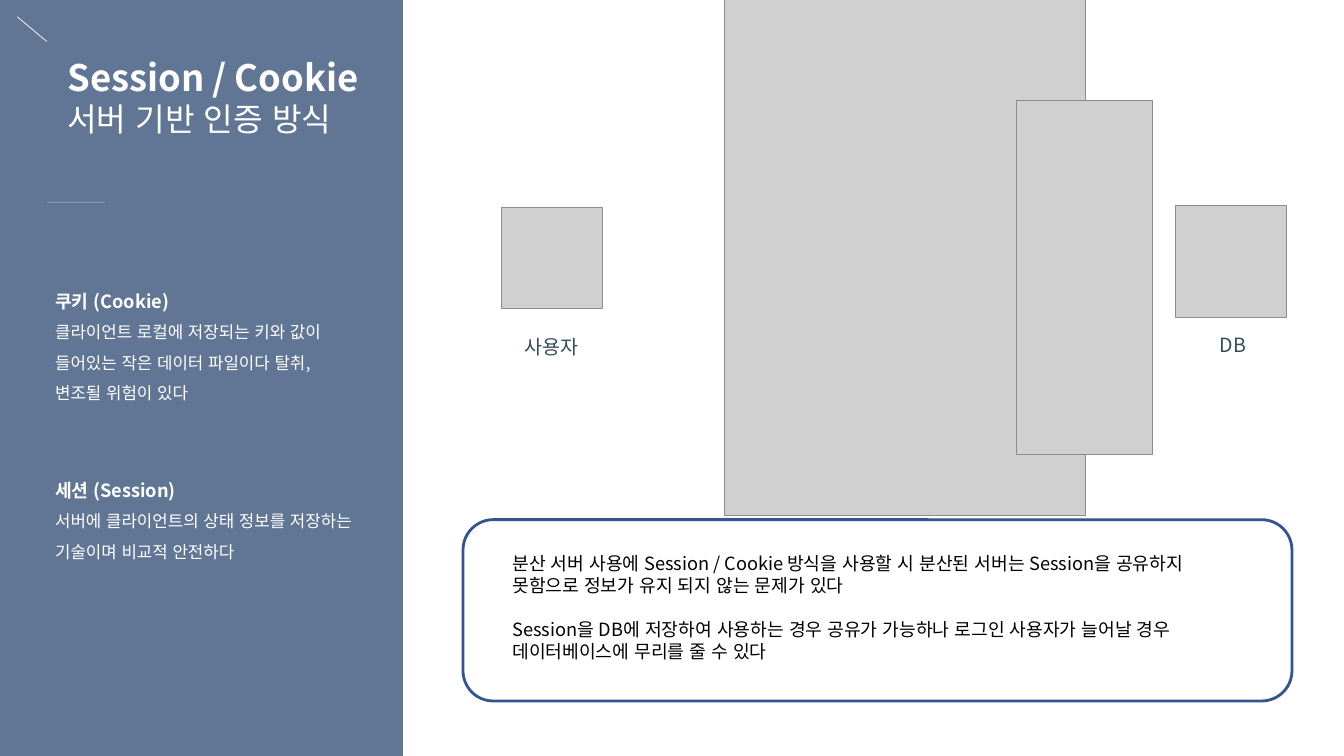
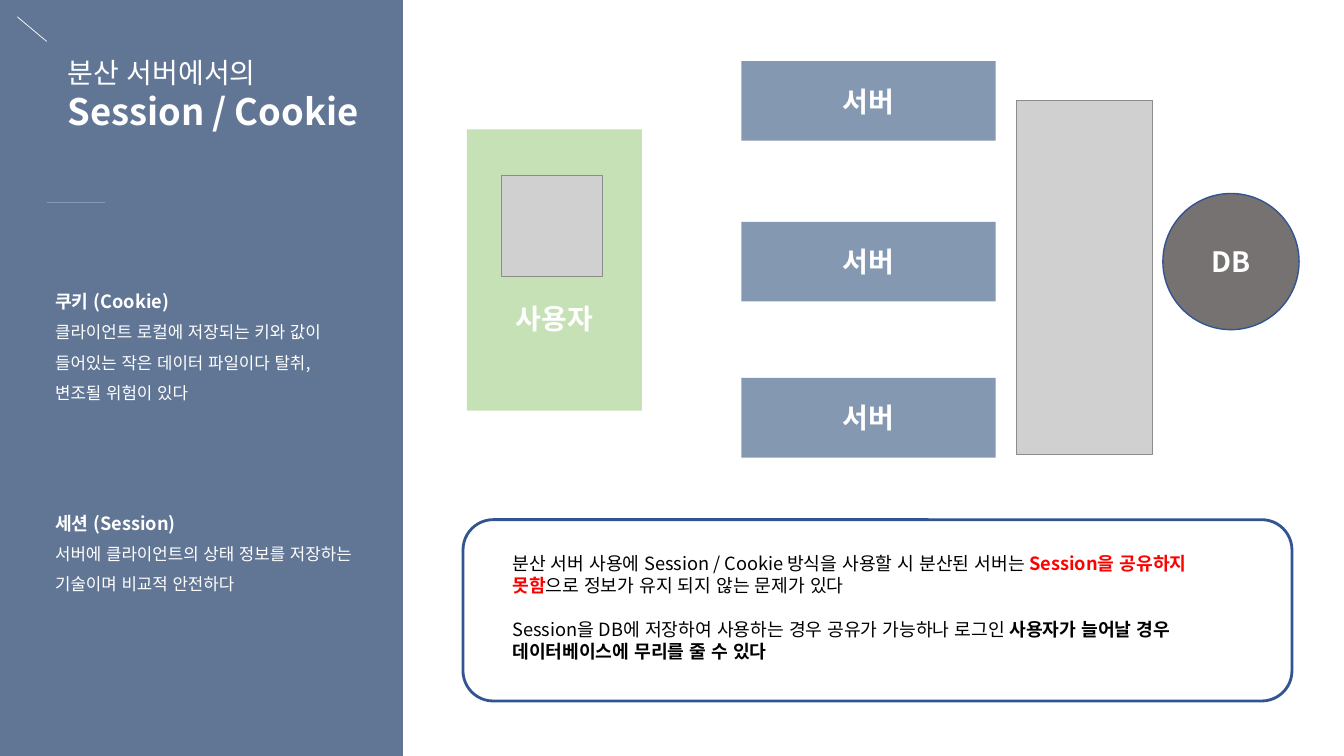
Before and after one commit to eunbee-kim/dmsql1471, a slide deck: slide 11 of 교육/5주차_DB정규화_반정규화_서버인증_세션과쿠키.pptx. Drawn at 1344x756 pixels with LibreOffice and Linux fonts; fonts in the diff are those of the drawing; grey boxes stand for pictures. Boxes give left, top, right and bottom in pixels: in the first picture for what was removed or moved away, otherwise in the second. Text is boxed around its words. In the diff, an @@ line names an element or a change of style, - is before the commit and + after.

```diff
--- a/교육/5주차_DB정규화_반정규화_서버인증_세션과쿠키.pptx
+++ b/교육/5주차_DB정규화_반정규화_서버인증_세션과쿠키.pptx
@@ picture removed at bbox=[725, 0, 1086, 515] @@
@@ text at bbox=[67, 60, 256, 85]: paragraph added @@
+분산 서버에서의
@@ rectangle added at bbox=[742, 62, 996, 141], fill #8598B1, 20 pt, text #FFFFFF, bold @@
+서버
@@ text at bbox=[67, 104, 331, 134]: paragraph removed @@
-서버 기반 인증 방식
@@ rectangle added at bbox=[467, 129, 642, 410], fill #C6E1B5 @@
@@ picture: place and size @@
-picture at bbox=[502, 208, 603, 309]
+picture at bbox=[502, 175, 603, 276]
@@ ellipse "DB": place and size @@
-ellipse "DB" at bbox=[1220, 337, 1246, 352]
+ellipse "DB" at bbox=[1164, 194, 1300, 330]
@@ ellipse "DB" at bbox=[1164, 194, 1300, 330]: size 14 to 20 pt, text colour #324D5A to #FFFFFF, bold on; vertical alignment top to middle; fill none to #777272; outline none to #325491 1 pt @@
@@ picture removed at bbox=[1176, 206, 1288, 318] @@
@@ rectangle added at bbox=[742, 222, 996, 301], fill #8598B1, 20 pt, text #FFFFFF, bold @@
+서버
@@ text "쿠키 (Cookie)" rewrapped from bbox=[55, 292, 352, 560] to bbox=[55, 292, 352, 592] @@
@@ text "사용자": place and size @@
-text "사용자" at bbox=[525, 337, 579, 356]
+text "사용자" at bbox=[516, 306, 593, 331]
@@ text "사용자" at bbox=[516, 306, 593, 331]: size 14 to 20 pt, text colour #324D5A to #FFFFFF, bold on @@
@@ rectangle added at bbox=[742, 378, 996, 458], fill #8598B1, 20 pt, text #FFFFFF, bold @@
+서버
@@ text "분산 서버 사용에 Session / ..." at bbox=[512, 554, 1187, 660]: text colour #000000 to #FF0000 in "Session을 공유하지 못함으로"; bold on in "Session을 공유하지 못함으로", "사용자가 늘어날 경우 데이터베이스에 무리를 줄 수 ..." @@
```
Also in this commit, not shown: 9 other slides changed.
